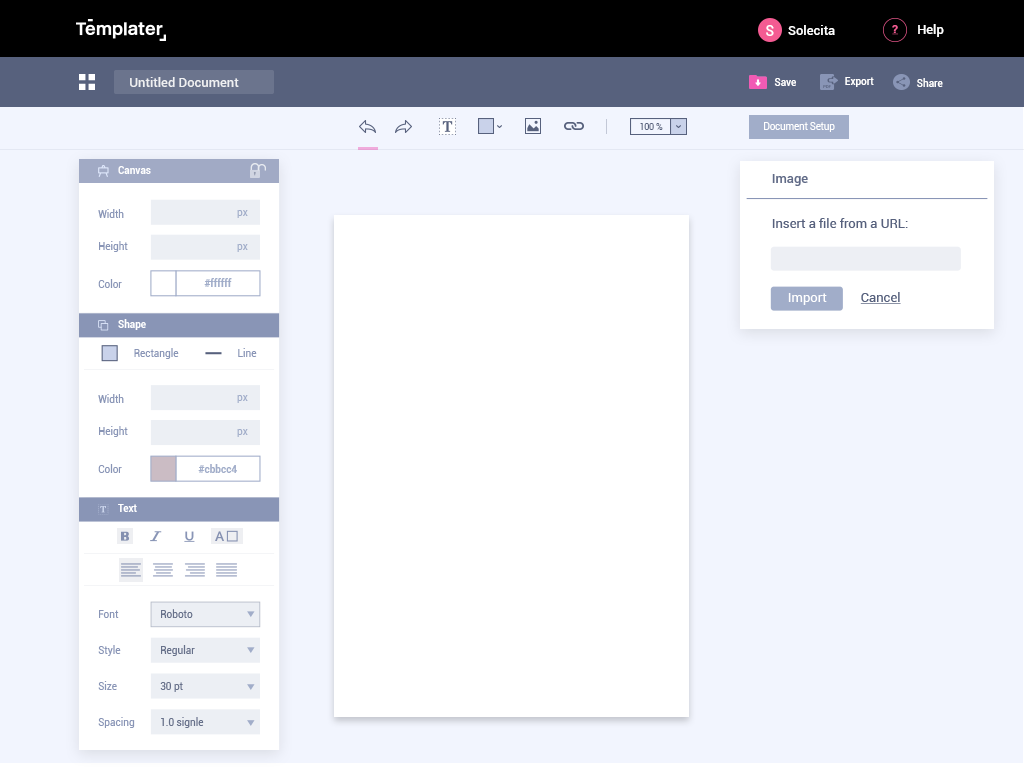
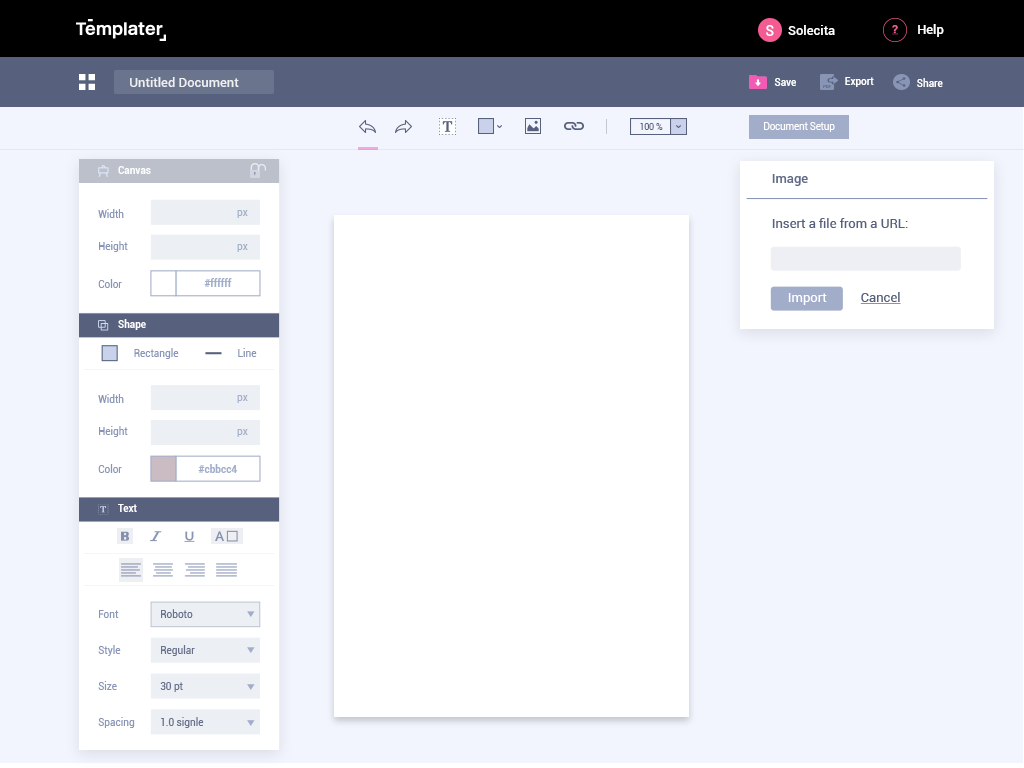
Two versions of the same layered image (1024x768). Layer-by-layer changes:
painted on "Vector Smart Object" (5th of 7) over [79, 159, 280, 522]
